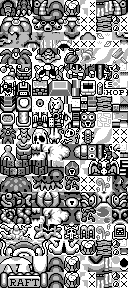
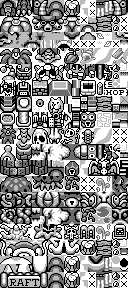
Two versions of the same layered image (128px x 288px). Layer-by-layer changes:
added layer "sun" above "Background copy 2" over (x1=80, y1=16, x2=96, y2=32)
showed "Background" over (x1=80, y1=16, x2=96, y2=32)
